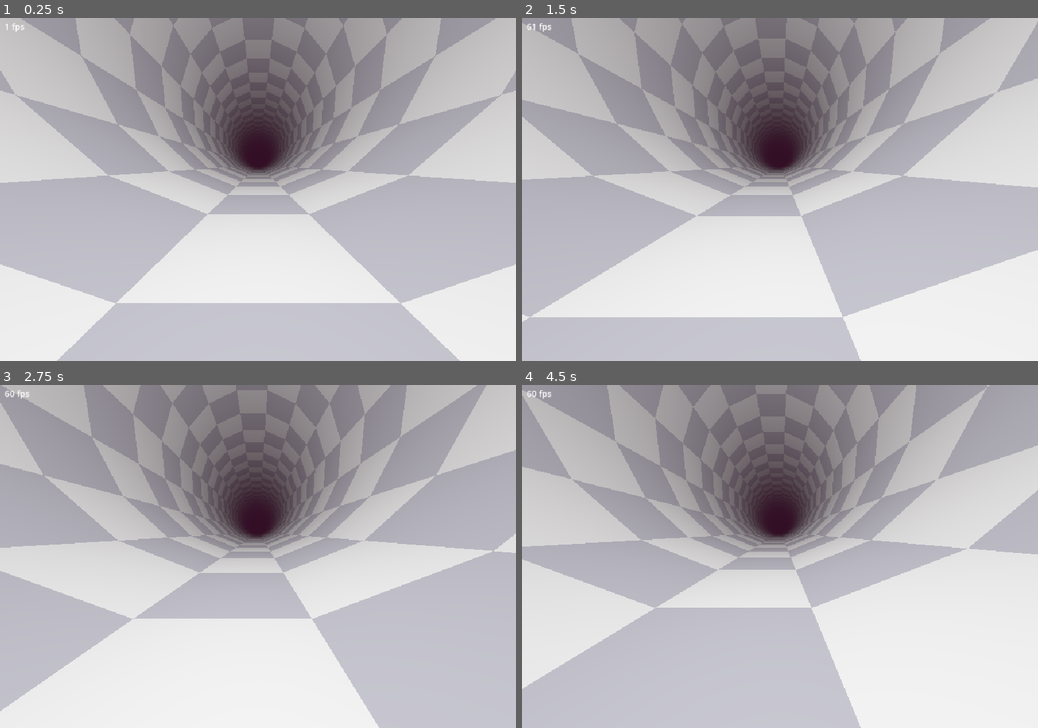
Above: before the commit, frames 1-4 (two rows, left to right).
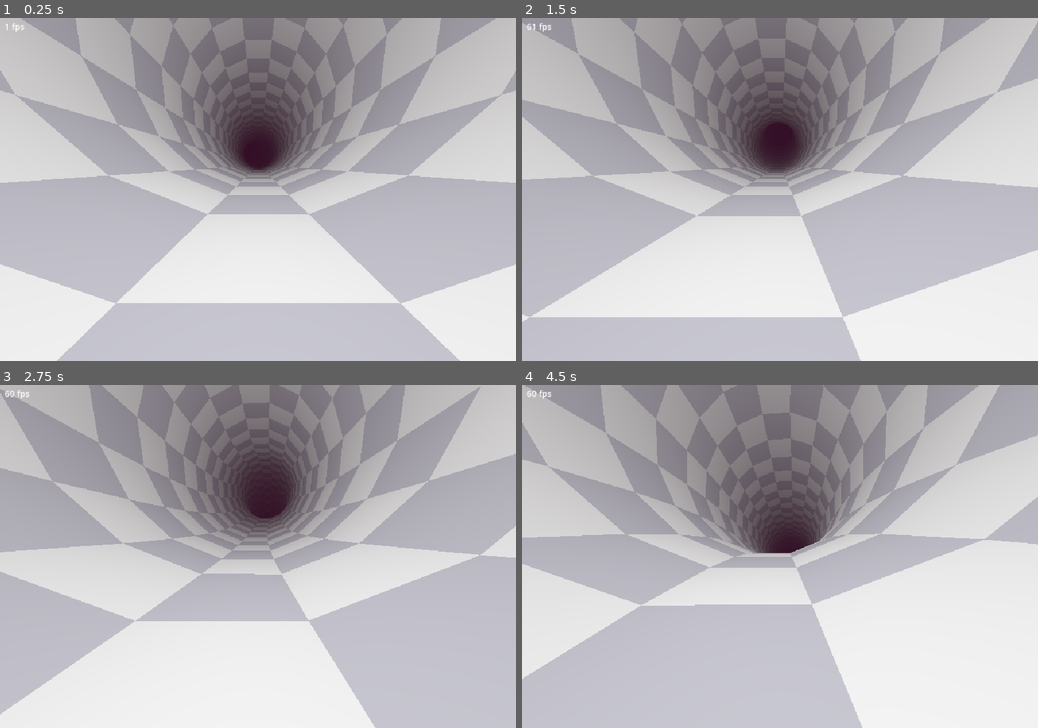
Above: after the commit, the same moments.

Repository: nhermosilla14/xpeedy
Game: Godot game, scene res://src/main.tscn
Two runs of this game, one before a commit and one after it. Both use one fixed random seed, a clock stepped at 60 frames per second and the inputs below.
Inputs:
- Up to frame 1 (0.25 s): no input
- Up to frame 2 (1.5 s): hold Right (steer_right) 0.53-1.28 s; hold Left (steer_left) from 1.28 s (still down)
- Up to frame 3 (2.75 s): release Left (steer_left) at 2.03 s; hold Right (steer_right) from 2.03 s (still down)
- Up to frame 4 (4.5 s): release Right (steer_right) at 3.53 s; hold Left (steer_left) from 3.53 s (still down)

The runs differ from the first frame. In frame 2, less than 0.1% of the frame differs, in the area x 47-53%, y 30-45%; in frame 3, 8.8%; in frame 4, 15%, in the area x 0-100%, y 0-100%.

Commit message:
Slice 0003: curving path with minimal-rotation frames

Diff:
--- a/src/main.gd
+++ b/src/main.gd
@@ -1,9 +1,9 @@
 extends Node3D
-## Slice 0001 entry point: runs the track model at a fixed 60 Hz and draws it.
+## Entry point: runs the track model at a fixed 60 Hz and draws it.
 
 const TARGET_TPS := 80.0
 
-var _track := TrackModel.new(TARGET_TPS)
+var _track := TrackModel.new(TARGET_TPS, int(Time.get_unix_time_from_system() * 1000.0) & 0xFFFFFFFF)
 var _clock := RunClock.new()
 var _steering := Steering.new()
 
--- /dev/null
+++ b/src/model/path_model.gd
@@ -0,0 +1,160 @@
+class_name PathModel
+extends RefCounted
+## The tunnel's centre line (doc 02), generated on demand as one frame per segment.
+##
+## Control points are 10–20 segment lengths apart and joined by cubic Hermite pieces, so the direction
+## is continuous. Each piece is resampled at equal arc length so every segment has the same length.
+## The "up" vector is carried with minimal rotation, so the tunnel never rolls by itself.
+
+const STRAIGHT_START := 30.0
+const MIN_SPACING := 10.0
+const MAX_SPACING := 20.0
+const STRAIGHT_CHANCE := 0.5
+const MIN_BEND_DEG := 10.0
+const MAX_ATTEMPTS := 6
+const SAMPLES_PER_PIECE := 64
+
+## Largest accepted bend in degrees; 50 in tubes, 30 on flat parts (set by the shape model later).
+var max_bend_deg := 50.0
+## Accepted bends and spacings, in generation order (for tests and debugging).
+var turn_log: PackedFloat32Array = []
+var spacing_log: PackedFloat32Array = []
+
+var _rng: XRandom
+var _seg_len: float
+
+# Segment frames, indexed from _base.
+var _base := 0
+var _pos: PackedVector3Array = []
+var _fwd: PackedVector3Array = []
+var _up: PackedVector3Array = []
+
+# Generator state: end of the last piece, and the walk along the dense polyline.
+var _cp_pos := Vector3.ZERO
+var _cp_dir := Vector3.FORWARD
+var _cp_up := Vector3.UP
+var _carry := 0.0  # distance already walked past the last emitted segment point
+var _last_sample := Vector3.ZERO
+var _last_up := Vector3.UP
+var _last_fwd := Vector3.FORWARD
+
+
+func _init(seed_value: int, segment_length: float) -> void:
+	_rng = XRandom.new(seed_value)
+	_seg_len = segment_length
+	_pos.append(Vector3.ZERO)
+	_fwd.append(Vector3.FORWARD)
+	_up.append(Vector3.UP)
+	_append_piece(_cp_dir, STRAIGHT_START * _seg_len)
+
+
+func position(seg: int) -> Vector3:
+	_ensure(seg)
+	return _pos[seg - _base]
+
+
+func forward(seg: int) -> Vector3:
+	_ensure(seg)
+	return _fwd[seg - _base]
+
+
+func up(seg: int) -> Vector3:
+	_ensure(seg)
+	return _up[seg - _base]
+
+
+func right(seg: int) -> Vector3:
+	return forward(seg).cross(up(seg))
+
+
+## Drops frames before `seg`; they can't be requested again.
+func forget_before(seg: int) -> void:
+	var drop := mini(seg - _base, _pos.size() - 1)
+	if drop <= 0:
+		return
+	_pos = _pos.slice(drop)
+	_fwd = _fwd.slice(drop)
+	_up = _up.slice(drop)
+	_base += drop
+
+
+func _ensure(seg: int) -> void:
+	assert(seg >= _base, "segment %d was already forgotten" % seg)
+	while seg - _base >= _pos.size():
+		_next_piece()
+
+
+func _next_piece() -> void:
+	var spacing := _rng.range_float(MIN_SPACING, MAX_SPACING)
+	spacing_log.append(spacing)
+	var new_dir := _cp_dir
+	if not _rng.chance(STRAIGHT_CHANCE):
+		new_dir = _choose_turn()
+	_append_piece(new_dir, spacing * _seg_len)
+
+
+## Random yaw and pitch, each up to a random 60°–90°; accepted only if the bend is in range.
+func _choose_turn() -> Vector3:
+	var right_axis := _cp_dir.cross(_cp_up).normalized()
+	for attempt in MAX_ATTEMPTS:
+		var limit := deg_to_rad(_rng.range_float(60.0, 90.0))
+		var yaw := _rng.range_float(-limit, limit)
+		var pitch := _rng.range_float(-limit, limit)
+		var dir := _cp_dir.rotated(_cp_up, yaw).rotated(right_axis, pitch).normalized()
+		var bend := rad_to_deg(_cp_dir.angle_to(dir))
+		if bend > MIN_BEND_DEG and bend < max_bend_deg:
+			turn_log.append(bend)
+			return dir
+	return _cp_dir
+
+
+## Adds a Hermite piece from the current control point to a new one, emitting segment frames.
+func _append_piece(new_dir: Vector3, length: float) -> void:
+	var p0 := _cp_pos
+	var d0 := _cp_dir
+	var mid := (d0 + new_dir).normalized()
+	var p1 := p0 + mid * length
+	var t0 := d0 * length
+	var t1 := new_dir * length
+	for i in range(1, SAMPLES_PER_PIECE + 1):
+		var t := float(i) / SAMPLES_PER_PIECE
+		var sample := _hermite(p0, t0, p1, t1, t)
+		var tangent := _hermite_tangent(p0, t0, p1, t1, t).normalized()
+		_last_up = _transport(_last_up, _last_fwd, tangent)
+		_last_fwd = tangent
+		var step := _last_sample.distance_to(sample)
+		while _carry + step >= _seg_len:
+			var f := (_seg_len - _carry) / step
+			var point := _last_sample.lerp(sample, f)
+			_pos.append(point)
+			_fwd.append(tangent)
+			_up.append(_last_up)
+			step -= _seg_len - _carry
+			_carry = 0.0
+			_last_sample = point
+		_carry += step
+		_last_sample = sample
+	_cp_pos = p1
+	_cp_up = _last_up
+	_cp_dir = new_dir
+
+
+## Rotates `up` by the smallest rotation taking `from_dir` to `to_dir`, then re-orthogonalises.
+static func _transport(up_vec: Vector3, from_dir: Vector3, to_dir: Vector3) -> Vector3:
+	var axis := from_dir.cross(to_dir)
+	if axis.length_squared() > 1e-12:
+		up_vec = up_vec.rotated(axis.normalized(), from_dir.angle_to(to_dir))
+	return (up_vec - to_dir * up_vec.dot(to_dir)).normalized()
+
+
+static func _hermite(p0: Vector3, t0: Vector3, p1: Vector3, t1: Vector3, t: float) -> Vector3:
+	var t2 := t * t
+	var t3 := t2 * t
+	return (2.0 * t3 - 3.0 * t2 + 1.0) * p0 + (t3 - 2.0 * t2 + t) * t0 \
+		+ (-2.0 * t3 + 3.0 * t2) * p1 + (t3 - t2) * t1
+
+
+static func _hermite_tangent(p0: Vector3, t0: Vector3, p1: Vector3, t1: Vector3, t: float) -> Vector3:
+	var t2 := t * t
+	return (6.0 * t2 - 6.0 * t) * p0 + (3.0 * t2 - 4.0 * t + 1.0) * t0 \
+		+ (-6.0 * t2 + 6.0 * t) * p1 + (3.0 * t2 - 2.0 * t) * t1
--- a/src/model/track_model.gd
+++ b/src/model/track_model.gd
@@ -19,10 +19,16 @@
 var p := 1.0 - START_LANE_POSITION / 8.0
 var tps := START_TPS
 var elapsed := 0.0
+var seed_value: int
+var path: PathModel
+var geometry: TunnelGeometry
 
 
-func _init(target_tps_ms: float = 80.0) -> void:
+func _init(target_tps_ms: float = 80.0, run_seed: int = 0) -> void:
 	target_tps = target_tps_ms
+	seed_value = run_seed
+	path = PathModel.new(run_seed, SEGMENT_LENGTH)
+	geometry = TunnelGeometry.new(path)
 
 
 func lane_position() -> float:
@@ -39,6 +45,7 @@
 		p -= 2.0
 	elif p < -1.0:
 		p += 2.0
+	path.forget_before(window_start())
 
 
 ## Time per segment after `t` seconds: ease-out from 300 ms to the target over 1 s (doc 17).
--- a/src/model/tunnel_geometry.gd
+++ b/src/model/tunnel_geometry.gd
@@ -1,26 +1,61 @@
 class_name TunnelGeometry
 extends RefCounted
-## Maps track coordinates (segment, lane position) to world space. Slice 0001: straight path, inside
-## shape only. Lane position grows to the left, so decreasing it moves the ship to the right (doc 03).
+## Maps track coordinates (segment, lane position) to world space along the path's segment frames.
+## Inside shape only (slice 0003). Lane position grows to the left, so decreasing it moves the ship to
+## the right (doc 03). Lane 8's vertex sits straight "below" the centre line.
 
 const LANE_ANGLE := TAU / TrackModel.LANES
 
-
-static func vertex(lane_vertex: int, seg: float) -> Vector3:
-	var a := (8.0 - float(lane_vertex)) * LANE_ANGLE
-	return Vector3(sin(a), -cos(a), -seg * TrackModel.SEGMENT_LENGTH) * Vector3(TrackModel.RADIUS, TrackModel.RADIUS, 1.0)
+var path: PathModel
+# Per-lane-vertex (sin, cos) of the ring angle; index 16 repeats 0.
+var _ring: PackedVector2Array = []
 
 
-## Point on the lane surface at a fractional lane position.
-static func surface(lane_pos: float, seg: float) -> Vector3:
+func _init(path_model: PathModel) -> void:
+	path = path_model
+	for k in TrackModel.LANES + 1:
+		var a := (8.0 - float(k)) * LANE_ANGLE
+		_ring.append(Vector2(sin(a), cos(a)))
+
+
+## Ring vertex `lane_vertex` at an integer segment.
+func vertex(lane_vertex: int, seg: int) -> Vector3:
+	var sc := _ring[posmod(lane_vertex, TrackModel.LANES)]
+	var offset := path.right(seg) * sc.x - path.up(seg) * sc.y
+	return path.position(seg) + offset * TrackModel.RADIUS
+
+
+## All 17 vertices of the ring at an integer segment (the last repeats the first).
+func ring(seg: int) -> PackedVector3Array:
+	var centre := path.position(seg)
+	var r := path.right(seg) * TrackModel.RADIUS
+	var u := path.up(seg) * TrackModel.RADIUS
+	var result := PackedVector3Array()
+	result.resize(TrackModel.LANES + 1)
+	for k in TrackModel.LANES + 1:
+		result[k] = centre + r * _ring[k].x - u * _ring[k].y
+	return result
+
+
+## Point on the lane surface at a fractional lane position and segment.
+func surface(lane_pos: float, seg: float) -> Vector3:
+	var s := int(floor(seg))
+	return _surface_at(lane_pos, s).lerp(_surface_at(lane_pos, s + 1), seg - float(s))
+
+
+## Unit normal pointing into the tube (the "up" of a ship riding inside), at a fractional segment.
+func normal(lane_pos: float, seg: float) -> Vector3:
+	var s := int(floor(seg))
+	return _normal_at(lane_pos, s).lerp(_normal_at(lane_pos, s + 1), seg - float(s)).normalized()
+
+
+func _surface_at(lane_pos: float, seg: int) -> Vector3:
 	var x := fposmod(lane_pos, float(TrackModel.LANES))
 	var k := int(floor(x))
 	return vertex(k, seg).lerp(vertex(k + 1, seg), x - float(k))
 
 
-## Unit normal of the lane face pointing into the tube (the "up" of a ship riding inside).
-static func normal(lane_pos: float, seg: float) -> Vector3:
+func _normal_at(lane_pos: float, seg: int) -> Vector3:
 	var k := int(floor(fposmod(lane_pos, float(TrackModel.LANES))))
 	var mid := (vertex(k, seg) + vertex(k + 1, seg)) * 0.5
-	var centre := Vector3(0.0, 0.0, -seg * TrackModel.SEGMENT_LENGTH)
-	return (centre - mid).normalized()
+	return (path.position(seg) - mid).normalized()
--- a/src/view/ship_camera.gd
+++ b/src/view/ship_camera.gd
@@ -16,9 +16,10 @@
 
 func follow(track: TrackModel) -> void:
 	var lane := track.lane_position()
-	var up := TunnelGeometry.normal(lane, track.segment)
-	var eye := TunnelGeometry.surface(lane, track.segment) + up * EYE_HEIGHT
-	var target := TunnelGeometry.surface(lane, track.segment + LOOK_AHEAD)
+	var geometry := track.geometry
+	var up := geometry.normal(lane, track.segment)
+	var eye := geometry.surface(lane, track.segment) + up * EYE_HEIGHT
+	var target := geometry.surface(lane, track.segment + LOOK_AHEAD)
 	look_at_from_position(eye, target, up)
 
 
--- a/src/view/tunnel_view.gd
+++ b/src/view/tunnel_view.gd
@@ -21,25 +21,28 @@
 	if first == _built_from:
 		return
 	_built_from = first
-	mesh = _build(first)
+	mesh = _build(track.geometry, first)
 
 
-func _build(first: int) -> ArrayMesh:
+func _build(geometry: TunnelGeometry, first: int) -> ArrayMesh:
 	var verts := PackedVector3Array()
 	var colors := PackedColorArray()
 	var indices := PackedInt32Array()
+	var near := geometry.ring(first)
 	for s in TrackModel.VISIBLE_SEGMENTS:
 		var seg := first + s
+		var far := geometry.ring(seg + 1)
 		for lane in TrackModel.LANES:
 			var base := verts.size()
-			verts.append(TunnelGeometry.vertex(lane, seg))
-			verts.append(TunnelGeometry.vertex(lane + 1, seg))
-			verts.append(TunnelGeometry.vertex(lane + 1, seg + 1))
-			verts.append(TunnelGeometry.vertex(lane, seg + 1))
+			verts.append(near[lane])
+			verts.append(near[lane + 1])
+			verts.append(far[lane + 1])
+			verts.append(far[lane])
 			var c := TILE_LIGHT if (seg + lane) % 2 == 0 else TILE_DARK
 			for i in 4:
 				colors.append(c)
 			indices.append_array([base, base + 1, base + 2, base, base + 2, base + 3])
+		near = far
 	var arrays := []
 	arrays.resize(Mesh.ARRAY_MAX)
 	arrays[Mesh.ARRAY_VERTEX] = verts
--- /dev/null
+++ b/tests/unit/test_path_model.gd
@@ -0,0 +1,95 @@
+extends TestCase
+
+const L := 0.39018064403  # 2·sin(π/16)
+const SEGMENTS := 3000
+
+
+func _path(seed_value: int = 1) -> PathModel:
+	var path := PathModel.new(seed_value, L)
+	path.position(SEGMENTS)
+	return path
+
+
+func test_segments_have_equal_length() -> void:
+	var path := _path()
+	for s in SEGMENTS:
+		check_near(path.position(s).distance_to(path.position(s + 1)), L, 0.002, "segment %d" % s)
+
+
+func test_starts_straight_for_about_30_segments() -> void:
+	var path := _path()
+	for s in 29:
+		check_near(path.forward(s).angle_to(Vector3.FORWARD), 0.0, 0.0001, "segment %d" % s)
+		check_near(path.position(s).x, 0.0, 0.0001, "segment %d x" % s)
+
+
+func test_spacing_between_10_and_20() -> void:
+	var path := _path()
+	check(path.spacing_log.size() > 100, "enough control points")
+	for d in path.spacing_log:
+		check(d >= 10.0 and d < 20.0, "spacing %f" % d)
+
+
+func test_turns_within_limits() -> void:
+	for seed_value in [1, 2, 3]:
+		var path := _path(seed_value)
+		check(path.turn_log.size() > 20, "seed %d made turns" % seed_value)
+		for bend in path.turn_log:
+			check(bend > 10.0 and bend < 50.0, "bend %f" % bend)
+
+
+func test_flat_limit_respected() -> void:
+	var path := PathModel.new(5, L)
+	path.max_bend_deg = 30.0
+	path.position(SEGMENTS)
+	for bend in path.turn_log:
+		check(bend > 10.0 and bend < 30.0, "bend %f" % bend)
+
+
+func test_about_half_the_control_points_are_straight() -> void:
+	var path := _path(9)
+	var points := path.spacing_log.size()
+	var turns := path.turn_log.size()
+	# 50 % go straight up front; some turn attempts also fall back to straight after 6 rejections.
+	check(turns > points * 0.25 and turns < points * 0.55, "%d turns of %d points" % [turns, points])
+
+
+func test_same_seed_same_path() -> void:
+	var a := _path(42)
+	var b := _path(42)
+	for s in range(0, SEGMENTS, 7):
+		check_eq(a.position(s), b.position(s), "segment %d" % s)
+	var c := _path(43)
+	check(a.position(SEGMENTS) != c.position(SEGMENTS), "different seeds should differ")
+
+
+func test_frames_are_orthonormal() -> void:
+	var path := _path()
+	for s in SEGMENTS:
+		check_near(path.up(s).length(), 1.0, 0.0001, "|up| at %d" % s)
+		check_near(path.up(s).dot(path.forward(s)), 0.0, 0.0001, "up·fwd at %d" % s)
+
+
+func test_no_twist() -> void:
+	# Minimal rotation: from one segment to the next, "up" never turns around the forward axis.
+	var path := _path()
+	for s in SEGMENTS:
+		var change := path.up(s + 1) - path.up(s)
+		check_near(change.dot(path.right(s)), 0.0, 0.002, "twist at %d" % s)
+
+
+func test_forget_before_keeps_later_frames() -> void:
+	var path := _path()
+	var expected := path.position(500)
+	path.forget_before(400)
+	check_eq(path.position(500), expected)
+	check_eq(path.position(400) != Vector3.ZERO, true, "frame 400 kept")
+
+
+func test_ring_matches_vertex() -> void:
+	var geometry := TunnelGeometry.new(_path())
+	for seg in [0, 37, 500]:
+		var ring := geometry.ring(seg)
+		check_eq(ring.size(), 17, "ring size")
+		for k in 17:
+			check(ring[k].is_equal_approx(geometry.vertex(k, seg)), "seg %d vertex %d" % [seg, k])
--- a/tests/unit/test_track_model.gd
+++ b/tests/unit/test_track_model.gd
@@ -71,7 +71,8 @@
 
 
 func test_lane_width_equals_segment_length() -> void:
-	var a := TunnelGeometry.vertex(0, 0.0)
-	var b := TunnelGeometry.vertex(1, 0.0)
+	var geometry := TrackModel.new().geometry
+	var a := geometry.vertex(0, 0)
+	var b := geometry.vertex(1, 0)
 	check_near(a.distance_to(b), TrackModel.SEGMENT_LENGTH, 0.0001, "lane width")
 	check_near(TrackModel.SEGMENT_LENGTH, 0.390, 0.001, "≈ 0.390")
Not shown, added: src/model/path_model.gd.uid
Not shown, added: tests/unit/test_path_model.gd.uid
Not shown, changed: docs/architecture.md
Not shown, changed: docs/slices/0003-curving-path.md
